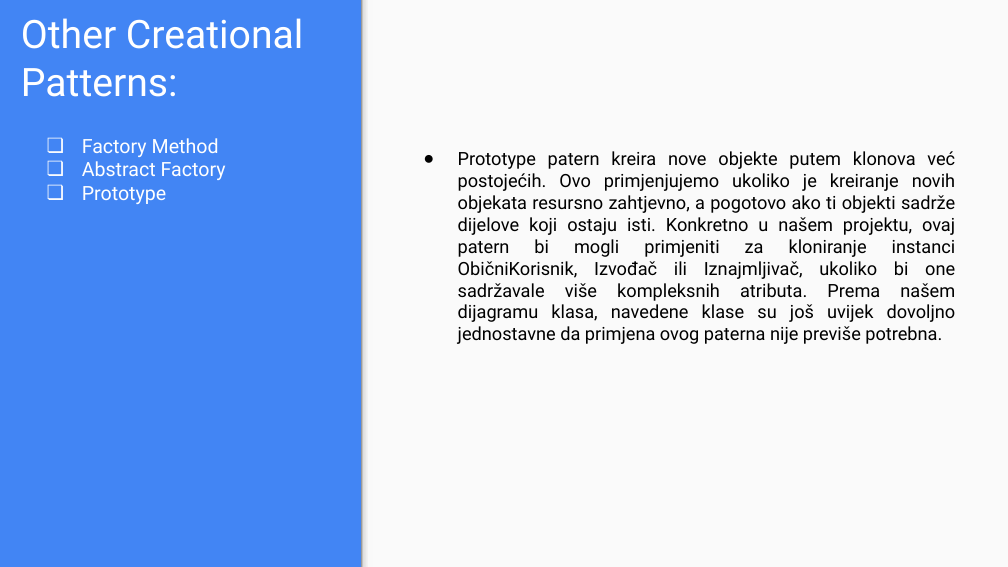
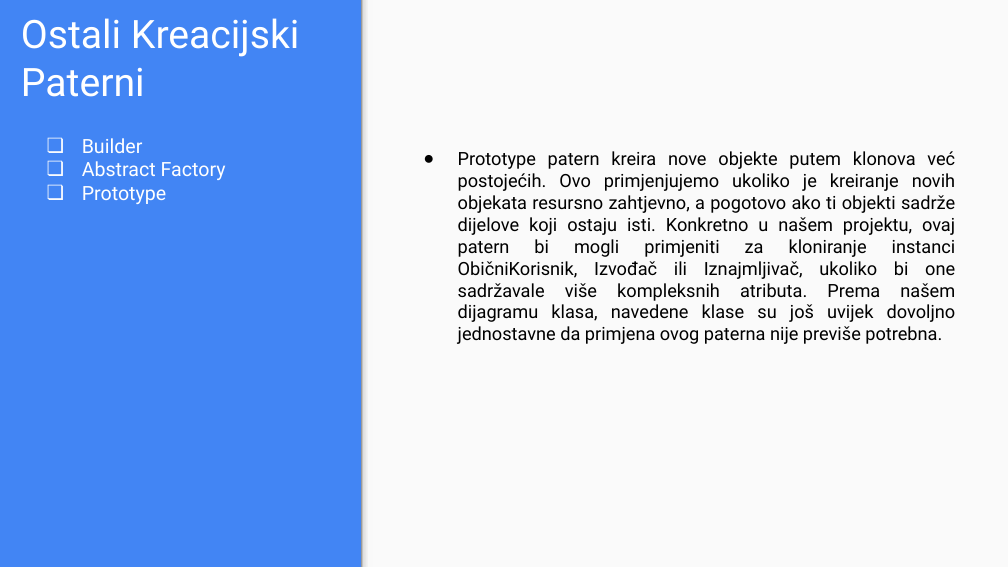
Before and after one commit to ebabic1/OOAD-G6-FAAME, a slide deck: slide 23 of Prezentacija/Prezentacija.pptx (slide 21 before the commit). Drawn at 1008x567 pixels with LibreOffice and Linux fonts; fonts in the diff are those of the drawing. Boxes give left, top, right and bottom in pixels: in the first picture for what was removed or moved away, otherwise in the second. Text is boxed around its words. In the diff, an @@ line names an element or a change of style, - is before the commit and + after.

```diff
--- a/Prezentacija/Prezentacija.pptx
+++ b/Prezentacija/Prezentacija.pptx
@@ title at [21,18,299,97]: text changed @@
-Other Creational Patterns:
+Ostali Kreacijski Paterni
@@ text at [82,138,143,153]: text changed @@
-❏ Factory Method
+❏ Builder
```
Also in this commit, not shown: 12 other slides changed, 2 slides added.
